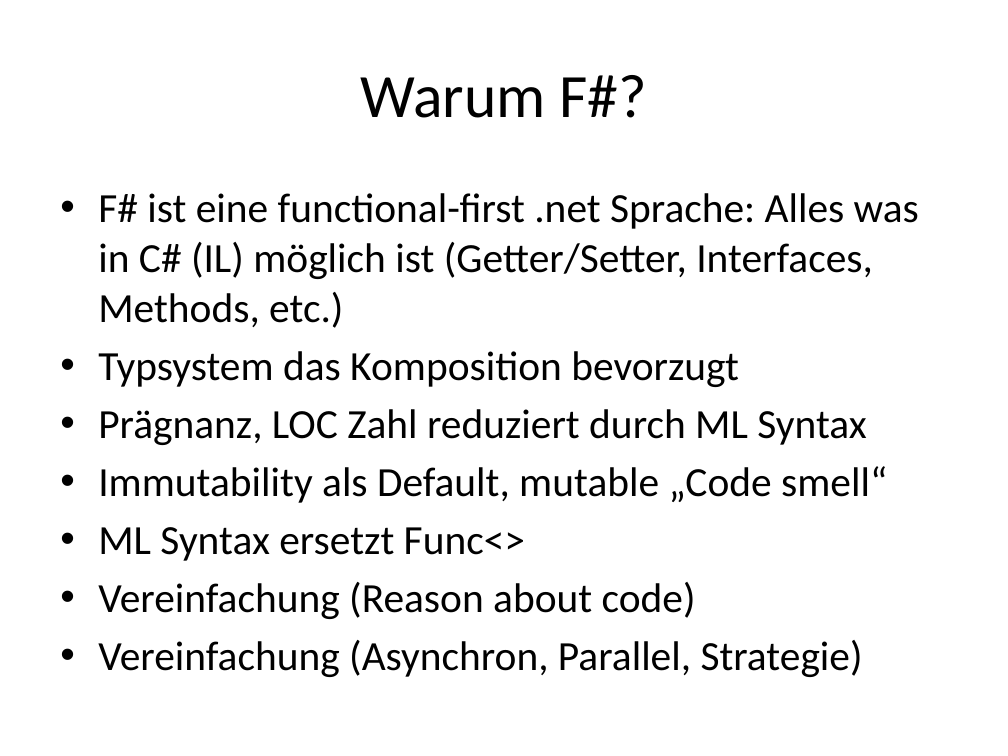
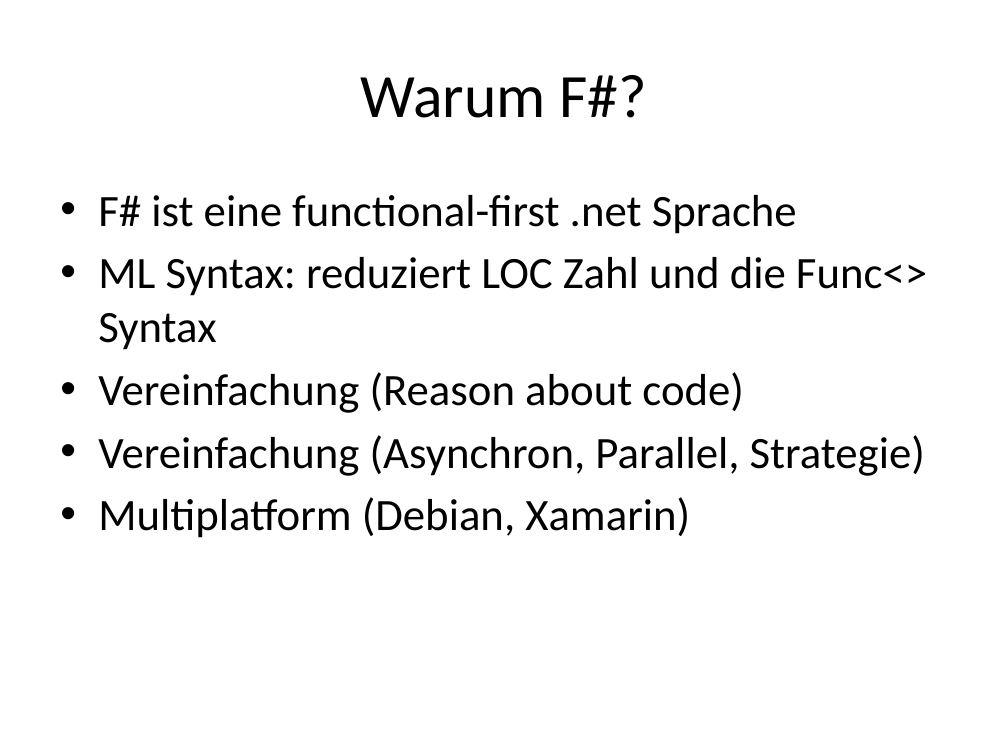
Before and after one commit to ronaldboehm/talks, a slide deck: slide 18 of 20151202/Einführung20151202.pptx (slide 12 before the commit). Drawn at 1008x756 pixels with LibreOffice and Linux fonts; fonts in the diff are those of the drawing. Boxes give left, top, right and bottom in pixels: in the first picture for what was removed or moved away, otherwise in the second. Text is boxed around its words. In the diff, an @@ line names an element or a change of style, - is before the commit and + after.

```diff
--- a/20151202/Einführung20151202.pptx
+++ b/20151202/Einführung20151202.pptx
@@ text at bbox=[98, 195, 927, 350]: text changed; size 29.6 to 32 pt @@
-• F# ist eine functional-first .net Sprache: Alles was in C# (IL) möglich ist (Getter/Setter, Interfaces, Methods, etc.)
-• Typsystem das Komposition bevorzugt
-• Prägnanz, LOC Zahl reduziert durch ML Syntax
-• Immutability als Default, mutable „Code smell“
-• ML Syntax ersetzt Func<>
+• F# ist eine functional-first .net Sprache
+• ML Syntax: reduziert LOC Zahl und die Func<> Syntax
@@ text at bbox=[98, 372, 925, 476]: size 29.6 to 32 pt in "Vereinfachung (Reason about code)", "Vereinfachung (Asynchron, Parallel, Strategie)" @@
@@ text at bbox=[98, 497, 690, 538]: paragraph added @@
+• Multiplatform (Debian, Xamarin)
```
Also in this commit, not shown: 8 other slides changed, 7 slides added, 1 other file.
